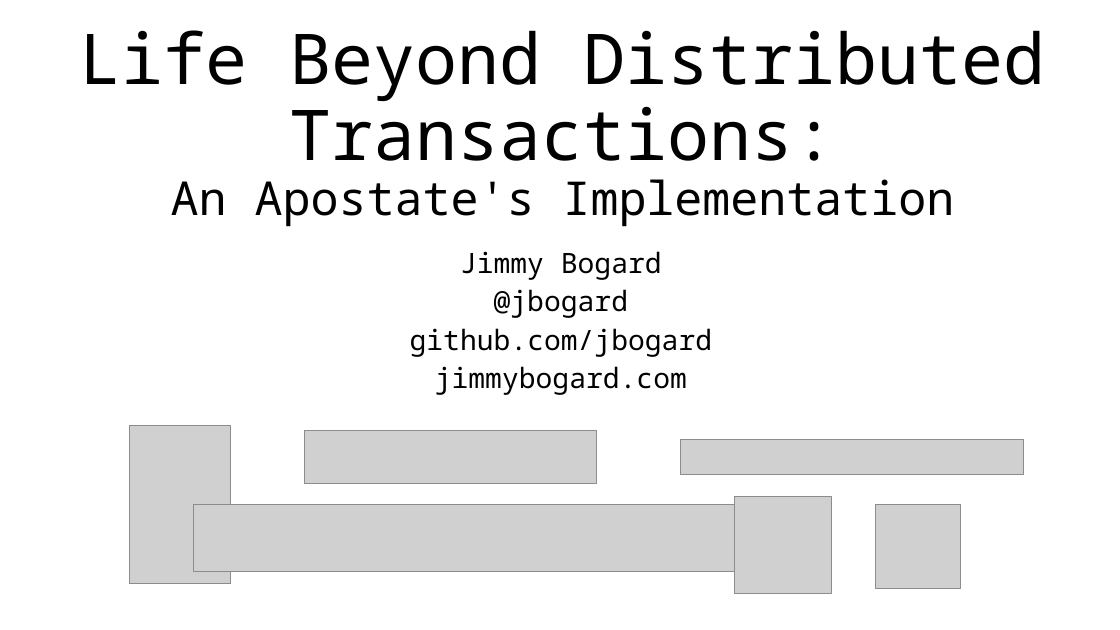
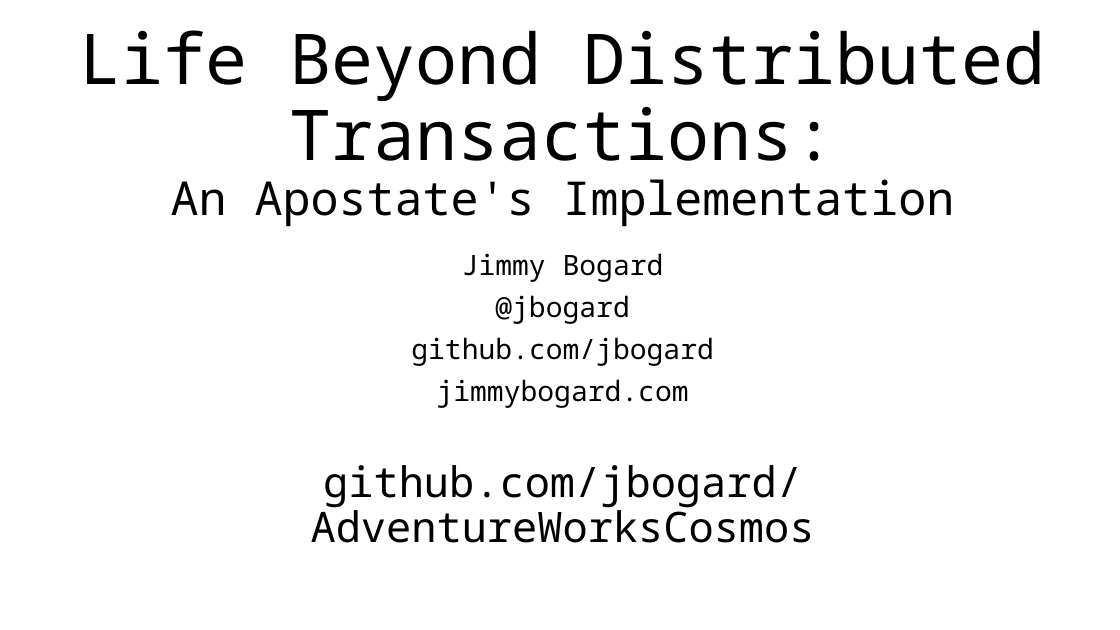
Before and after one commit to jbogard/presentations, a slide deck: slide 154 of LifeBeyondDistributedTransactions/LifeBeyondDistributedTransactions.pptx (slide 106 before the commit). Drawn at 1120x630 pixels with LibreOffice and Linux fonts; fonts in the diff are those of the drawing; grey boxes stand for pictures. Boxes give left, top, right and bottom in pixels: in the first picture for what was removed or moved away, otherwise in the second. Text is boxed around its words. In the diff, an @@ line names an element or a change of style, - is before the commit and + after.

```diff
--- a/LifeBeyondDistributedTransactions/LifeBeyondDistributedTransactions.pptx
+++ b/LifeBeyondDistributedTransactions/LifeBeyondDistributedTransactions.pptx
@@ subtitle "Jimmy Bogard": place and size @@
-subtitle "Jimmy Bogard" at box(410, 251, 713, 395)
+subtitle "Jimmy Bogard" at box(311, 253, 815, 543)
@@ subtitle at box(411, 253, 714, 408): line spacing 0.8 to 0.9 @@
@@ picture removed at box(129, 426, 230, 584) @@
@@ picture removed at box(304, 430, 597, 483) @@
@@ picture removed at box(681, 439, 1023, 475) @@
@@ subtitle at box(311, 465, 815, 543): paragraph added @@
+github.com/jbogard/AdventureWorksCosmos
@@ picture removed at box(193, 504, 749, 571) @@
@@ picture removed at box(735, 497, 832, 593) @@
@@ picture removed at box(876, 504, 960, 588) @@
```
Also in this commit, not shown: 12 other slides changed, 53 slides added, 5 slides removed, 4 other files.
